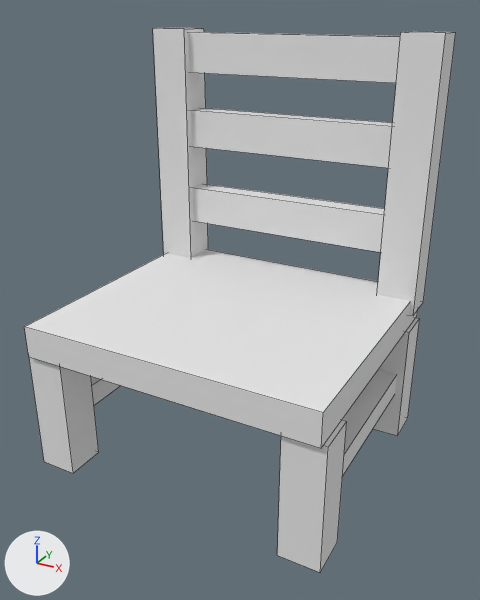
Before and after pictures for a commit that changed the OBJ model src/models/caelum/props/rest/ca_rest_chair.obj.
Camera for both pictures: a 50 mm lens placed at (37.6, -66.9, 54.6), pointed at (1.4, -1.1, 21.7). Arrows for +X, +Y and +Z are at lower left; the lights stay in place. The picture after the commit comes second. Mesh edges are drawn as thin lines. Where no turn or scale is listed for an object, it has been applied to the vertices. Vertices at exactly the same position are counted once.

Objects in the first picture: 'CaelumRestChair'.
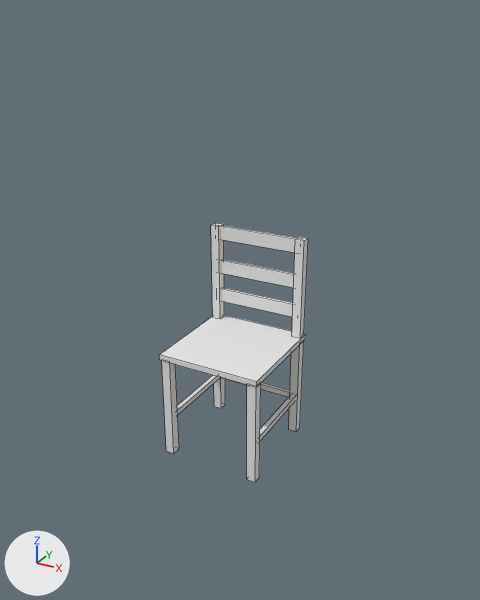
The change, as a list of edits to the scene's bpy script:
```text
Change me_caelumrestchair:
    used by ob_caelumrestchair; location = (0.0, 0.0, 0.0)
    remove me_caelumrestchair.from_pydata(...)  # 104 vertices, 78 faces; spans x -19.5..19.5, y -17.0..17.5, z 0.0..52.0
    add me_caelumrestchair.from_pydata(...)  # 104 vertices, 78 faces; spans x -6.9..6.9, y -7.0..7.0, z 0.0..28.2
    me_caelumrestchair part 1: the loose piece of 8 vertices spanning x -19.0..19.0, y -17.0..17.0, z 16.0..20.0 is scaled about its middle by (0.362, 0.414, 0.192), then moved by (0.0, 0.0, -3.7)
    me_caelumrestchair part 2: the loose piece of 8 vertices spanning x -19.5..-14.5, y 11.5..16.5, z 0.0..16.0 is scaled about its middle by (0.243, 0.243, 0.872), then moved by (10.9, -7.7, -1.0)
    me_caelumrestchair part 3: the loose piece of 8 vertices spanning x -19.5..-14.5, y -16.5..-11.5, z 0.0..16.0 is scaled about its middle by (0.243, 0.243, 0.872), then moved by (10.9, 7.7, -1.0)
    me_caelumrestchair part 4: the loose piece of 8 vertices spanning x -19.5..-14.5, y 12.5..17.5, z 18.0..52.0 is scaled about its middle by (0.243, 0.243, 0.395), then moved by (10.9, -8.7, -13.6)
    me_caelumrestchair part 5: the loose piece of 8 vertices spanning x -18.5..-15.5, y -14.0..14.0, z 6.5..9.5 is scaled about its middle by (0.235, 0.446, 0.235), then moved by (10.9, 0.0, -2.6)
    me_caelumrestchair part 6: the loose piece of 8 vertices spanning x 14.5..19.5, y 11.5..16.5, z 0.0..16.0 is scaled about its middle by (0.243, 0.243, 0.872), then moved by (-10.9, -7.7, -1.0)
    me_caelumrestchair part 7: the loose piece of 8 vertices spanning x 14.5..19.5, y -16.5..-11.5, z 0.0..16.0 is scaled about its middle by (0.243, 0.243, 0.872), then moved by (-10.9, 7.7, -1.0)
    me_caelumrestchair part 8: the loose piece of 8 vertices spanning x 14.5..19.5, y 12.5..17.5, z 18.0..52.0 is scaled about its middle by (0.243, 0.243, 0.395), then moved by (-10.9, -8.7, -13.6)
    me_caelumrestchair part 9: the loose piece of 8 vertices spanning x 15.5..18.5, y -14.0..14.0, z 6.5..9.5 is scaled about its middle by (0.235, 0.446, 0.235), then moved by (-10.9, 0.0, -2.6)
    me_caelumrestchair part 10: the loose piece of 8 vertices spanning x -17.5..17.5, y 13.5..16.5, z 25.5..30.5 is scaled about its middle by (0.352, 0.213, 0.352), then moved by (0.0, -8.7, -9.8)
    me_caelumrestchair part 11: the loose piece of 8 vertices spanning x -17.5..17.5, y 13.5..16.5, z 36.5..41.5 is scaled about its middle by (0.352, 0.213, 0.352), then moved by (0.0, -8.7, -16.6)
    me_caelumrestchair part 12: the loose piece of 8 vertices spanning x -17.5..17.5, y 13.5..16.5, z 46.5..51.5 is scaled about its middle by (0.352, 0.213, 0.352), then moved by (0.0, -8.7, -21.8)
    me_caelumrestchair part 13: the loose piece of 8 vertices spanning x -17.5..17.5, y 12.5..15.5, z 6.5..9.5 is scaled about its middle by (0.347, 0.235, 0.235), then moved by (0.0, -7.7, -2.6)
```

Where the change shows, as pixel boxes (x1, y1, x2, y2) in the pictures (480 x 600 px; the box of a moved part takes in the faces that stretch with it):
'CaelumRestChair', reshaped (65% narrower, 52% shorter)
    before: (24, 28, 456, 572)
    after: (159, 223, 308, 482)
part 1 of me_caelumrestchair, moved or reshaped
    before: (24, 249, 418, 448)
    after: (159, 315, 306, 387)
part 2 of me_caelumrestchair, moved or reshaped (not visible before)
    after: (214, 377, 225, 408)
part 3 of me_caelumrestchair, moved or reshaped
    before: (29, 357, 99, 473)
    after: (162, 361, 179, 454)
part 4 of me_caelumrestchair, moved or reshaped
    before: (153, 28, 208, 258)
    after: (211, 223, 224, 319)
part 5 of me_caelumrestchair, moved or reshaped
    before: (91, 376, 121, 405)
    after: (177, 375, 219, 415)
part 6 of me_caelumrestchair, moved or reshaped
    before: (373, 318, 420, 436)
    after: (289, 341, 304, 431)
part 7 of me_caelumrestchair, moved or reshaped
    before: (277, 420, 347, 572)
    after: (247, 384, 261, 482)
part 8 of me_caelumrestchair, moved or reshaped
    before: (377, 31, 456, 316)
    after: (292, 237, 308, 338)
part 9 of me_caelumrestchair, moved or reshaped
    before: (342, 370, 397, 476)
    after: (260, 394, 296, 440)
part 10 of me_caelumrestchair, moved or reshaped
    before: (193, 184, 385, 252)
    after: (221, 288, 293, 317)
part 11 of me_caelumrestchair, moved or reshaped
    before: (191, 108, 392, 168)
    after: (220, 259, 294, 288)
part 12 of me_caelumrestchair, moved or reshaped
    before: (188, 32, 400, 83)
    after: (220, 225, 297, 253)
part 13 of me_caelumrestchair, moved or reshaped (not visible before)
    after: (224, 378, 290, 397)
